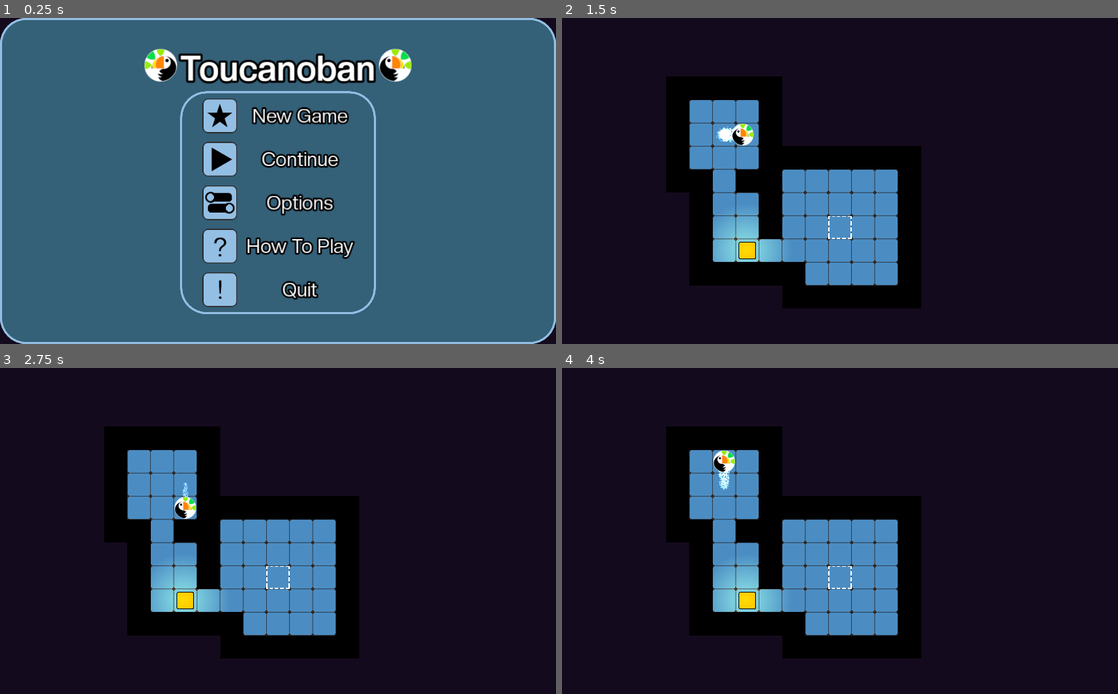
Above: before the commit, frames 1-4 (two rows, left to right).
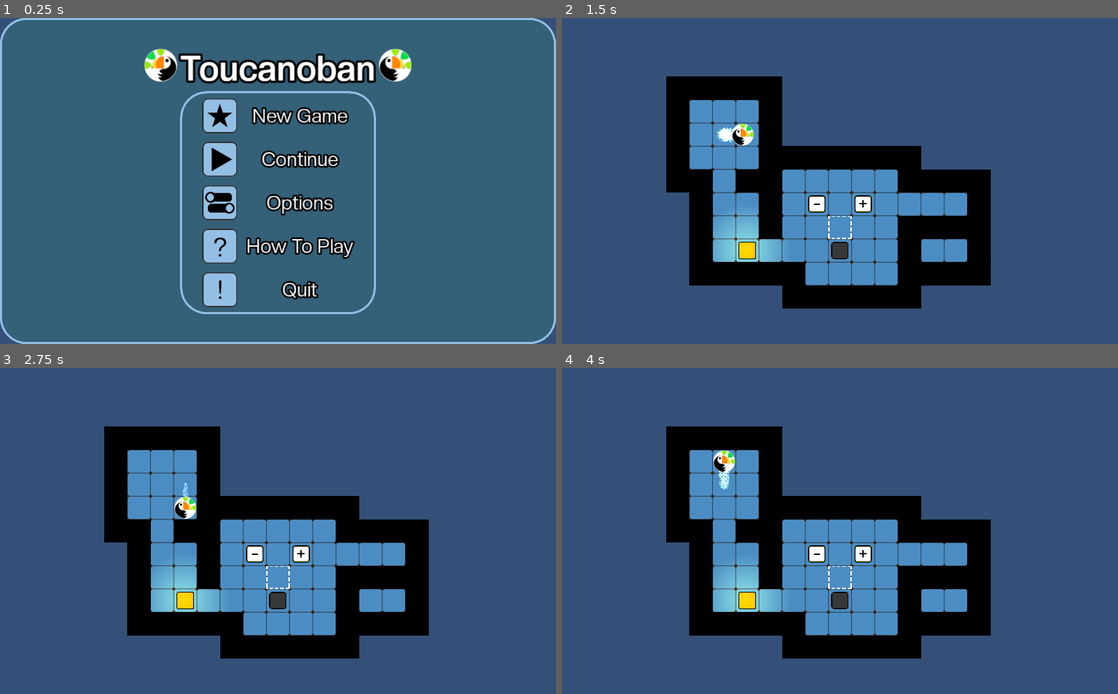
Above: after the commit, the same moments.

Repository: YannBurrett/Toucanoban_Repo
Game: Godot game, scene res://UI/MainScreen.tscn
Same seed, same stepped clock (60 frames per second), same inputs: the game is played once before the commit and once after it.
Inputs (mouse positions are in pixels of both pictures, inside the frame that each line leads up to):
- Up to frame 1 (0.25 s): no input
- Up to frame 2 (1.5 s): click (784, 115) at 0.5 s; tap Enter at 1.25 s; hold D (Right) from 1.28 s (still down)
- Up to frame 3 (2.75 s): release D (Right) at 2.03 s; hold S (Down) from 2.03 s (still down)
- Up to frame 4 (4 s): release S (Down) at 2.78 s; hold D (Right) 2.78-3.53 s; tap Space (Restart) at 3.5 s; hold W (Up) from 3.53 s (still down)

The runs differ from the first frame. In frame 1, 0.3% of the frame differs, in the area x 0-100%, y 0-100%; in frame 2, 76%; in frame 3, 76%; in frame 4, 76%.

Commit message:
Inverse Pressure platers

Diff:
--- /dev/null
+++ b/Crates/Obstacle.tscn
@@ -0,0 +1,19 @@
+[gd_scene load_steps=4 format=2]
+
+[ext_resource path="res://Crates/Crate.tscn" type="PackedScene" id=1]
+[ext_resource path="res://Sprites/Obstacle.png" type="Texture" id=2]
+
+[sub_resource type="OccluderPolygon2D" id=1]
+polygon = PoolVector2Array( -21, -24, 21, -24, 24, -21, 24, 20, 20, 24, -21, 24, -24, 20, -24, -21 )
+
+[node name="Obstacle" instance=ExtResource( 1 )]
+collision_layer = 1
+
+[node name="Sprite" parent="." index="1"]
+texture = ExtResource( 2 )
+
+[node name="Light2D" parent="." index="7"]
+visible = false
+
+[node name="LightOccluder2D" type="LightOccluder2D" parent="." index="8"]
+occluder = SubResource( 1 )
--- a/Goals/Goal.gd
+++ b/Goals/Goal.gd
@@ -1,5 +1,5 @@
 extends Area2D
-
+tool
 signal filled
 
 func _on_Goal_area_entered(area):
@@ -8,3 +8,10 @@
 
 func _on_Goal_area_exited(area):
 	emit_signal("filled", false)
+
+
+func _get_configuration_warning():
+	if get_parent().name != "Goals":
+		return "Must be a child of the Crates node"
+
+	return ""
--- /dev/null
+++ b/Interacatbles/FakeWall.gd
@@ -0,0 +1,21 @@
+extends StaticBody2D
+
+tool
+export (String) var plate_group = "" setget label
+
+
+func _ready():
+	if not Engine.is_editor_hint():
+		add_to_group(plate_group)
+		$Label.hide()
+
+func label(group):
+	plate_group = group
+	$Label.text = group
+
+func switch_changed(on):
+	$Sprite.visible = !on
+	if on:
+		collision_layer = 0
+	else:
+		collision_layer = 1
--- /dev/null
+++ b/Interacatbles/FakeWall.tscn
@@ -0,0 +1,35 @@
+[gd_scene load_steps=6 format=2]
+
+[ext_resource path="res://Sprites/Wall.png" type="Texture" id=1]
+[ext_resource path="res://Font/CreatoDisplay-Regular.otf" type="DynamicFontData" id=2]
+[ext_resource path="res://Interacatbles/FakeWall.gd" type="Script" id=3]
+
+[sub_resource type="RectangleShape2D" id=1]
+extents = Vector2( 32, 32 )
+
+[sub_resource type="DynamicFont" id=2]
+size = 24
+outline_size = 1
+outline_color = Color( 0, 0, 0, 1 )
+use_mipmaps = true
+use_filter = true
+font_data = ExtResource( 2 )
+
+[node name="FakeWall" type="StaticBody2D"]
+script = ExtResource( 3 )
+
+[node name="Sprite" type="Sprite" parent="."]
+texture = ExtResource( 1 )
+
+[node name="CollisionShape2D" type="CollisionShape2D" parent="."]
+shape = SubResource( 1 )
+
+[node name="Label" type="Label" parent="."]
+margin_left = 32.0
+margin_top = -32.0
+margin_right = 72.0
+margin_bottom = -18.0
+custom_fonts/font = SubResource( 2 )
+__meta__ = {
+"_edit_use_anchors_": false
+}
--- /dev/null
+++ b/Interacatbles/InversePressurePlate.gd
@@ -0,0 +1,11 @@
+extends "res://Interacatbles/PressurePlate.gd"
+
+func _ready():
+	get_tree().call_group(plate_group, "switch_changed", true)
+
+func _on_InversePressurePlate_area_entered(area):
+	get_tree().call_group(plate_group, "switch_changed", false)
+
+
+func _on_InversePressurePlate_area_exited(area):
+	get_tree().call_group(plate_group, "switch_changed", true)
--- /dev/null
+++ b/Interacatbles/InversePressurePlate.tscn
@@ -0,0 +1,14 @@
+[gd_scene load_steps=4 format=2]
+
+[ext_resource path="res://Interacatbles/PressurePlate.tscn" type="PackedScene" id=1]
+[ext_resource path="res://Sprites/PressurePlateReverse.png" type="Texture" id=2]
+[ext_resource path="res://Interacatbles/InversePressurePlate.gd" type="Script" id=3]
+
+[node name="InversePressurePlate" instance=ExtResource( 1 )]
+script = ExtResource( 3 )
+
+[node name="Sprite" parent="." index="0"]
+texture = ExtResource( 2 )
+
+[connection signal="area_entered" from="." to="." method="_on_InversePressurePlate_area_entered"]
+[connection signal="area_exited" from="." to="." method="_on_InversePressurePlate_area_exited"]
--- /dev/null
+++ b/Interacatbles/PressurePlate.gd
@@ -0,0 +1,21 @@
+extends Area2D
+tool
+export (String) var plate_group = "" setget label
+
+
+func _ready():
+	if not Engine.is_editor_hint():
+		add_to_group(plate_group)
+		$Label.hide()
+
+func label(group):
+	plate_group = group
+	$Label.text = group
+
+
+func _on_PressurePlate_area_entered(_area):
+	get_tree().call_group(plate_group, "switch_changed", true)
+
+
+func _on_PressurePlate_area_exited(_area):
+	get_tree().call_group(plate_group, "switch_changed", false)
--- /dev/null
+++ b/Interacatbles/PressurePlate.tscn
@@ -0,0 +1,40 @@
+[gd_scene load_steps=6 format=2]
+
+[ext_resource path="res://Sprites/PressurePlate.png" type="Texture" id=1]
+[ext_resource path="res://Interacatbles/PressurePlate.gd" type="Script" id=2]
+[ext_resource path="res://Font/CreatoDisplay-Regular.otf" type="DynamicFontData" id=3]
+
+[sub_resource type="RectangleShape2D" id=1]
+extents = Vector2( 24, 24 )
+
+[sub_resource type="DynamicFont" id=2]
+size = 24
+outline_size = 1
+outline_color = Color( 0, 0, 0, 1 )
+use_mipmaps = true
+use_filter = true
+font_data = ExtResource( 3 )
+
+[node name="PressurePlate" type="Area2D"]
+collision_layer = 0
+collision_mask = 7
+script = ExtResource( 2 )
+
+[node name="Sprite" type="Sprite" parent="."]
+texture = ExtResource( 1 )
+
+[node name="CollisionShape2D" type="CollisionShape2D" parent="."]
+shape = SubResource( 1 )
+
+[node name="Label" type="Label" parent="."]
+margin_left = 32.0
+margin_top = -32.0
+margin_right = 72.0
+margin_bottom = -18.0
+custom_fonts/font = SubResource( 2 )
+__meta__ = {
+"_edit_use_anchors_": false
+}
+
+[connection signal="area_entered" from="." to="." method="_on_PressurePlate_area_entered"]
+[connection signal="area_exited" from="." to="." method="_on_PressurePlate_area_exited"]
--- a/Levels/Level01.tscn
+++ b/Levels/Level01.tscn
@@ -1,14 +1,37 @@
-[gd_scene load_steps=2 format=2]
+[gd_scene load_steps=6 format=2]
 
 [ext_resource path="res://Templates/LevelTemplate.tscn" type="PackedScene" id=1]
+[ext_resource path="res://Crates/Obstacle.tscn" type="PackedScene" id=2]
+[ext_resource path="res://Interacatbles/FakeWall.tscn" type="PackedScene" id=3]
+[ext_resource path="res://Interacatbles/PressurePlate.tscn" type="PackedScene" id=4]
+[ext_resource path="res://Interacatbles/InversePressurePlate.tscn" type="PackedScene" id=5]
 
 [node name="Level01" instance=ExtResource( 1 )]
 
 [node name="TileMap" parent="." index="0"]
-tile_data = PoolIntArray( 1, 0, 0, 2, 0, 0, 3, 0, 0, 4, 0, 0 …(414 unchanged characters)… 2153, 1, 0, 262154, 1, 0, 262155, 0, 0, 327682, 0, 0, 327683, 1, 0, 327684, 1, 0, 327685, 0, 0, 327686, 1, 0, 327687, 1, 0, 327688, 1, 0, 327689, 1, 0, 327690, 1, 0, 327691, 0, 0, 393218, 0, 0, 393219, 1, 0, 393220, 1, 0, 393221, 0, 0, 393222, 1, 0, 393223, 1, 0, 393224, 1, 0, 393225, 1, 0, 393226, 1, 0, 393227, 0, 0, 458754, 0, 0, 458755, 1, 0, 458756, 1, 0, 458757, 1, 0, 458758, 1, 0, 458759, 1, 0, 458760, 1, 0, 458761, 1, 0, 458762, 1, 0, 458763, 0, 0, 524290, 0, 0, 524291, 0, 0, 524292, 0, 0, 524293, 0, 0, 524294, 0, 0, 524295, 1, 0, 524296, 1, 0, 524297, 1, 0, 524298, 1, 0, 524299, 0, 0, 589830, 0, 0, 589831, 0, 0, 589832, 0, 0, 589833, 0, 0, 589834, 0, 0, 589835, 0, 0 )
+tile_data = PoolIntArray( 1, 0, 0, 2, 0, 0, 3, 0, 0, 4, 0, 0 …(414 unchanged characters)… 2153, 1, 0, 262154, 1, 0, 262155, 0, 0, 262156, 0, 0, 262157, 0, 0, 262158, 0, 0, 327682, 0, 0, 327683, 1, 0, 327684, 1, 0, 327685, 0, 0, 327686, 1, 0, 327687, 1, 0, 327688, 1, 0, 327689, 1, 0, 327690, 1, 0, 327691, 1, 0, 327692, 1, 0, 327693, 1, 0, 327694, 0, 0, 393218, 0, 0, 393219, 1, 0, 393220, 1, 0, 393221, 0, 0, 393222, 1, 0, 393223, 1, 0, 393224, 1, 0, 393225, 1, 0, 393226, 1, 0, 393227, 0, 0, 393228, 0, 0, 393229, 0, 0, 393230, 0, 0, 458754, 0, 0, 458755, 1, 0, 458756, 1, 0, 458757, 1, 0, 458758, 1, 0, 458759, 1, 0, 458760, 1, 0, 458761, 1, 0, 458762, 1, 0, 458763, 1, 0, 458764, 1, 0, 458765, 1, 0, 458766, 0, 0, 524290, 0, 0, 524291, 0, 0, 524292, 0, 0, 524293, 0, 0, 524294, 0, 0, 524295, 1, 0, 524296, 1, 0, 524297, 1, 0, 524298, 1, 0, 524299, 0, 0, 524300, 0, 0, 524301, 0, 0, 524302, 0, 0, 589830, 0, 0, 589831, 0, 0, 589832, 0, 0, 589833, 0, 0, 589834, 0, 0, 589835, 0, 0 )
+
+[node name="FakeWall" parent="Interactables" index="0" instance=ExtResource( 3 )]
+position = Vector2( 736, 480 )
+plate_group = "wall"
+
+[node name="PressurePlate" parent="Interactables" index="1" instance=ExtResource( 4 )]
+position = Vector2( 480, 352 )
+plate_group = "wall"
+
+[node name="FakeWall2" parent="Interactables" index="2" instance=ExtResource( 3 )]
+position = Vector2( 736, 352 )
+plate_group = "wall2"
+
+[node name="InversePressurePlate" parent="Interactables" index="3" instance=ExtResource( 5 )]
+position = Vector2( 608, 352 )
+plate_group = "wall2"
 
 [node name="Goal" parent="Goals" index="0"]
 position = Vector2( 544, 416 )
 
-[node name="Crate" parent="Crates" index="0"]
+[node name="Obstacle" parent="Crates" index="0" instance=ExtResource( 2 )]
+position = Vector2( 544, 480 )
+
+[node name="Crate" parent="Crates" index="1"]
 position = Vector2( 288, 480 )
--- a/Templates/LevelTemplate.tscn
+++ b/Templates/LevelTemplate.tscn
@@ -74,6 +74,8 @@
 format = 1
 tile_data = PoolIntArray( 1, 0, 0, 2, 0, 0, 3, 0, 0, 4, 0, 0, 5, 0, 0, 65537, 0, 0, 65538, 1, 0, 65539, 1, 0, 65540, 1, …(227 unchanged characters)…
 
+[node name="Interactables" type="Node2D" parent="."]
+
 [node name="Goals" type="Node2D" parent="."]
 script = ExtResource( 7 )
 
@@ -94,7 +96,6 @@
 zoom = Vector2( 1.5, 1.5 )
 
 [node name="Options" parent="." instance=ExtResource( 8 )]
-visible = false
 
 [node name="VictoryParticles" parent="." instance=ExtResource( 9 )]
 
--- a/project.godot
+++ b/project.godot
@@ -23,6 +23,10 @@
 
 window/stretch/mode="2d"
 window/stretch/aspect="expand"
+
+[global]
+
+clear=false
 
 [input]
 
@@ -68,5 +72,5 @@
 
 [rendering]
 
-environment/default_clear_color=Color( 0.0823529, 0.0431373, 0.117647, 1 )
+environment/default_clear_color=Color( 0.211765, 0.317647, 0.47451, 1 )
 environment/default_environment="res://default_env.tres"
